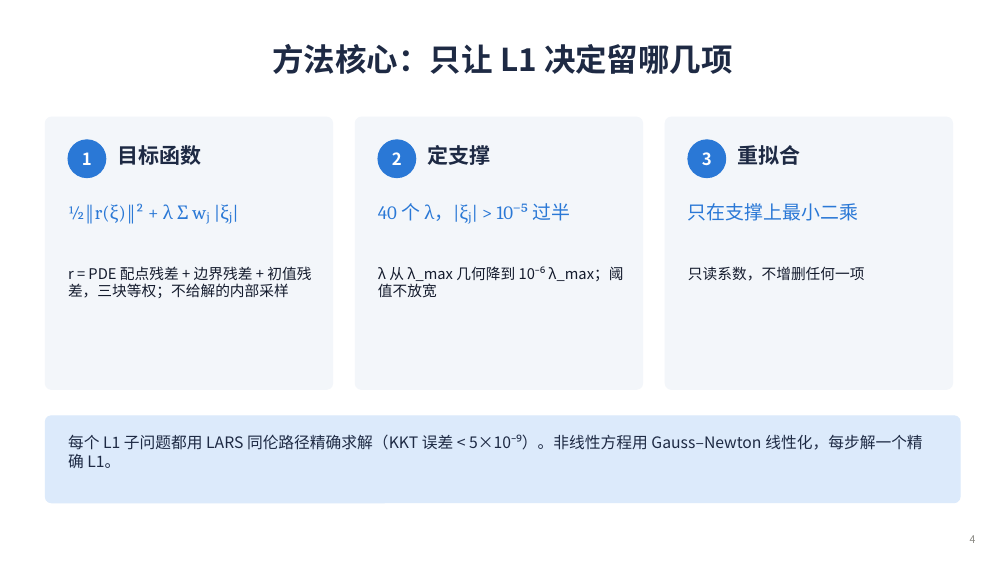
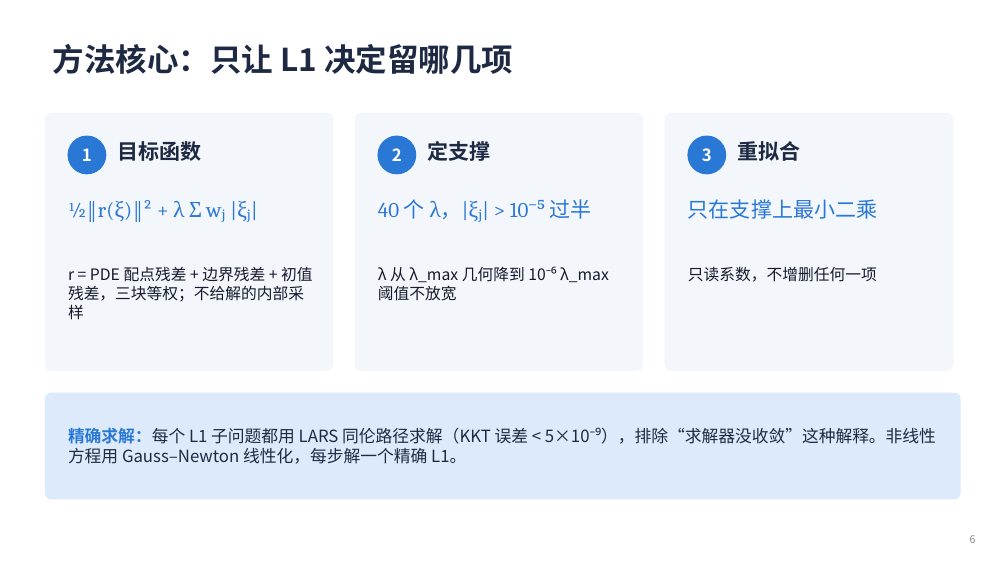
Before and after one commit to changsongjin/pde-l1-analytic, a slide deck: slide 6 of slides/PDE_L1_进展汇报.pptx (slide 4 before the commit). Drawn at 1008x567 pixels with LibreOffice and Linux fonts; fonts in the diff are those of the drawing. Boxes give left, top, right and bottom in pixels: in the first picture for what was removed or moved away, otherwise in the second. Text is boxed around its words. In the diff, an @@ line names an element or a change of style, - is before the commit and + after.

```diff
--- a/slides/PDE_L1_进展汇报.pptx
+++ b/slides/PDE_L1_进展汇报.pptx
@@ title "方法核心：只让 L1 决定留哪几项" at <box>53,44,513,74</box>: alignment centre to left @@
@@ rounded rectangle: place and size @@
-rounded rectangle at <box>45,117,333,389</box>
+rounded rectangle at <box>45,113,333,371</box>
@@ rounded rectangle: place and size @@
-rounded rectangle at <box>355,117,643,389</box>
+rounded rectangle at <box>355,113,643,371</box>
@@ rounded rectangle: place and size @@
-rounded rectangle at <box>665,117,953,389</box>
+rounded rectangle at <box>665,113,953,371</box>
@@ 6 texts, 3 ellipses: place and size @@
-6 texts, 3 ellipses at <box>68,140,800,178</box>
+6 texts, 3 ellipses at <box>68,136,800,174</box>
@@ size 18 to 20 pt in 3 elements at <box>68,200,251,222</box>, <box>378,199,592,222</box>, <box>688,199,877,219</box> @@
@@ text "r = PDE 配点残差 + ..." at <box>68,266,312,320</box>: size 14 to 15 pt @@
@@ text at <box>378,266,609,301</box>: text changed; size 14 to 15 pt @@
-λ 从 λ_max 几何降到 10⁻⁶ λ_max；阈值不放宽
+λ 从 λ_max 几何降到 10⁻⁶ λ_max
+阈值不放宽
@@ text "只读系数，不增删任何一项" at <box>688,266,877,282</box>: size 14 to 15 pt @@
@@ proportions changed in 4 elements at <box>45,113,333,371</box>, <box>355,113,643,371</box>, <box>665,113,953,371</box>, <box>45,393,960,499</box> @@
@@ rounded rectangle: place and size @@
-rounded rectangle at <box>45,416,960,503</box>
+rounded rectangle at <box>45,393,960,499</box>
@@ text "精确求解：每个 L1 子问题都用 LARS 同伦路径求解（KKT ..." at <box>68,427,936,464</box>: vertical alignment top to middle @@
@@ text at <box>68,427,936,464</box>: text changed; size 15 to 16 pt @@
-每个 L1 子问题都用 LARS 同伦路径精确求解（KKT 误差 < 5×10⁻⁹）。非线性方程用 Gauss–Newton 线性化，每步解一个精确 L1。
+精确求解：每个 L1 子问题都用 LARS 同伦路径求解（KKT 误差 < 5×10⁻⁹），排除“求解器没收敛”这种解释。非线性方程用 Gauss–Newton 线性化，每步解一个精确 L1。
@@ page number at <box>970,535,976,543</box>: text changed @@
-4
+6
```
Also in this commit, not shown: 12 other slides changed, 3 slides added, 9 other files.
